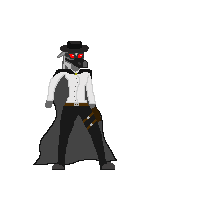
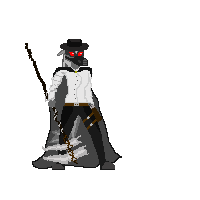
Layered file, before and after one edit (200 x 200). Changes by layer:
renamed "Phrixus" to "Phrixus_Standing_1", hid the group it (12 layers) over [25, 41, 117, 169]
painted on "Head copy" (1st of 5, in "Phrixus_Standing_1") over [65, 52, 87, 66]
painted on "R-Arm" (1st of 5, in "Phrixus_Standing_1") over [45, 69, 67, 109]
painted on "Legs" (1st of 5, in "Phrixus_Standing_1") over [59, 104, 107, 165]
painted on "L-Arm" (1st of 5, in "Phrixus_Standing_1") over [84, 70, 96, 112]
added group "Phrixus_Standing_5" with 12 layers above "Background" over [25, 39, 122, 169]
added layer "Hat" (5th of 5, in "Phrixus_Standing_5") in group "Phrixus_Standing_5" over [60, 39, 89, 51]
added layer "Head copy" (5th of 5, in "Phrixus_Standing_5") in group "Phrixus_Standing_5" over [65, 46, 88, 66]
added layer "Ears" (5th of 5, in "Phrixus_Standing_5") in group "Phrixus_Standing_5" over [57, 47, 71, 56]
added layer "Cape-Front" (5th of 5, in "Phrixus_Standing_5") in group "Phrixus_Standing_5" over [53, 67, 92, 77]
added layer "R-Arm" (5th of 5, in "Phrixus_Standing_5") in group "Phrixus_Standing_5" over [45, 69, 67, 107]
added layer "Scythe" (5th of 5, in "Phrixus_Standing_5") in group "Phrixus_Standing_5" over [25, 43, 89, 164]
added layer "Body" (5th of 5, in "Phrixus_Standing_5") in group "Phrixus_Standing_5" over [58, 62, 92, 103]
added layer "Legs" (5th of 5, in "Phrixus_Standing_5") in group "Phrixus_Standing_5" over [52, 103, 115, 168]
added layer "L-Arm" (5th of 5, in "Phrixus_Standing_5") in group "Phrixus_Standing_5" over [83, 70, 94, 110]
added layer "Hair" (5th of 5, in "Phrixus_Standing_5") in group "Phrixus_Standing_5" over [61, 46, 80, 76]
added layer "Tail" (5th of 5, in "Phrixus_Standing_5") in group "Phrixus_Standing_5" over [48, 109, 82, 151]
added layer "Cape-Back" (3rd of 3, in "Phrixus_Standing_5") in group "Phrixus_Standing_5" over [32, 68, 122, 169]
hid "Background" over [25, 39, 122, 169]
…and 1 more changes (1 painted)
